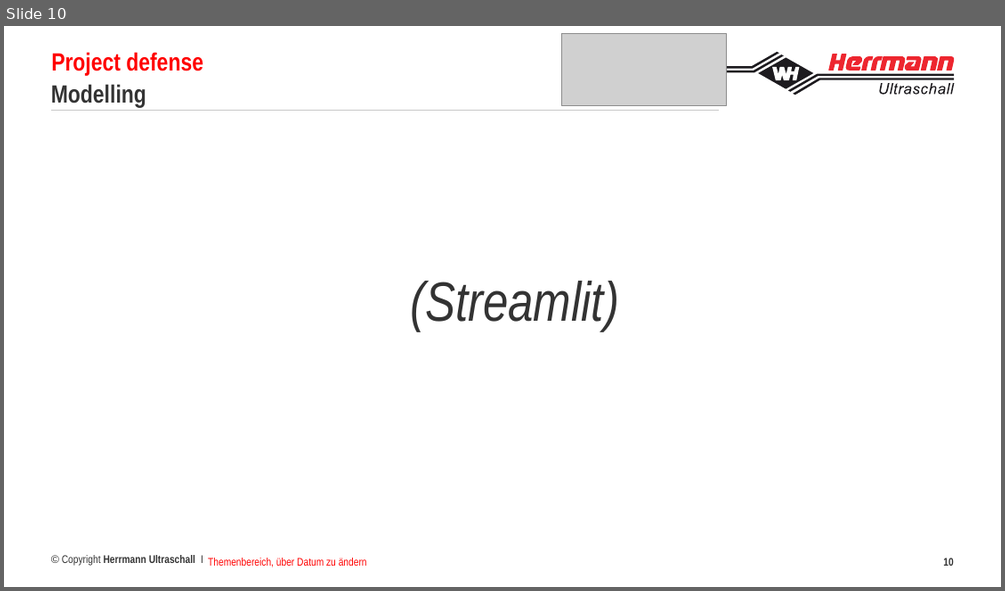
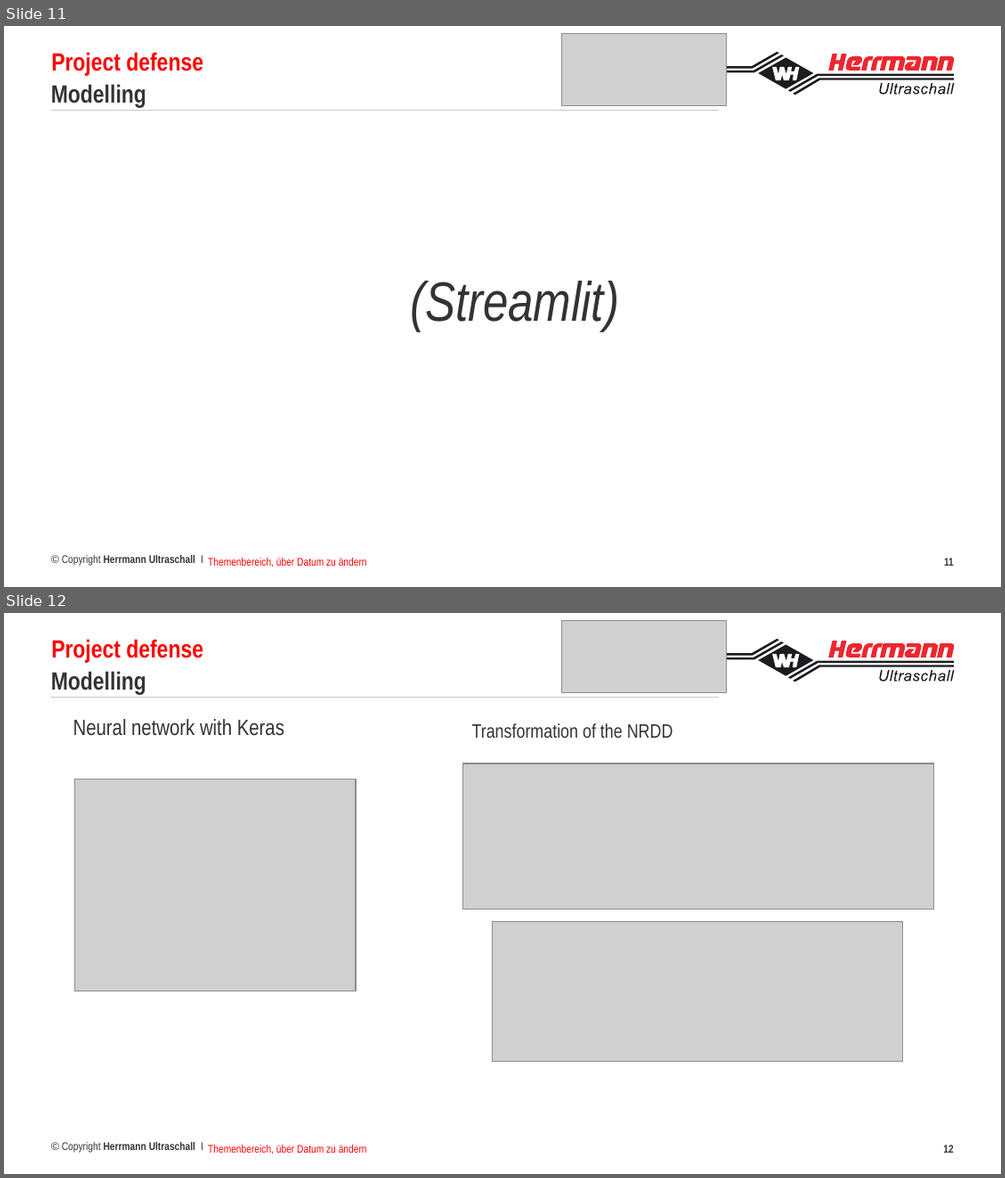
Before and after one commit to francoisbrouet/sep24_cds_int_us-welding, a slide deck: report/Präsentation-HU DataScience Projekt FBr.pptx. Shown one above the other, each under a label of ours: slide 10 before the commit, slides 11 and 12 after it. The pictures are 1005x591 and 1005x1178 pixels, drawn with LibreOffice and Linux fonts; fonts in the diff are those of the drawing; grey boxes stand for pictures; background and template pictures are left out. Boxes give left, top, right and bottom in pixels: in the first picture for what was removed or moved away, otherwise in the second. Text is boxed around its words. In the diff, an @@ line names an element or a change of style, - is before the commit and + after.

```diff
--- a/report/Präsentation-HU DataScience Projekt FBr.pptx
+++ b/report/Präsentation-HU DataScience Projekt FBr.pptx
@@ slide 12 added at [4, 613, 1001, 1174], background picture (left out); not listed: 27 template elements that a slide beside it also shows @@
@@ text added at [51, 639, 203, 662], 18 pt, text #FF0000, bold @@
+Project defense
@@ picture added at [561, 620, 726, 693] @@
@@ title added at [51, 671, 146, 695], 18 pt, text #333333, bold @@
+Modelling
@@ text added at [73, 719, 284, 736], 16 pt, text #333333 @@
+  Neural network with Keras
@@ text added at [472, 723, 673, 738], 14 pt, text #333333 @@
+Transformation of the NRDD
@@ picture added at [463, 763, 935, 909] @@
@@ picture added at [75, 779, 356, 992] @@
@@ picture added at [492, 921, 902, 1062] @@
@@ text added at [208, 1144, 367, 1154], 8 pt, text #FF0000 @@
+Themenbereich, über Datum zu ändern
@@ page number added at [943, 1144, 953, 1152], 8 pt, text #333333, bold @@
+12
@@ what was slide 10 is now slide 11 @@
@@ page number at [944, 557, 954, 565]: text changed @@
-10
+11
```
Also in this commit, not shown: 2 slides changed, 3 other slides added, 2 other files.
